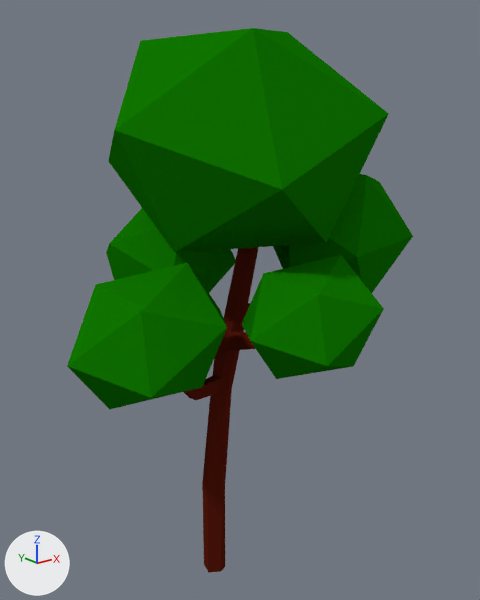
What one commit did to the Blender file bjm-game/Assets/Models/Tree/tree.blend.
Before and after are seen from a camera (50 mm lens) standing at (-1.43, -1.96, 1.97) and looking at (0.13, -0.02, 1.19). Lighting does not change. The marker at lower left points along +X, +Y and +Z.
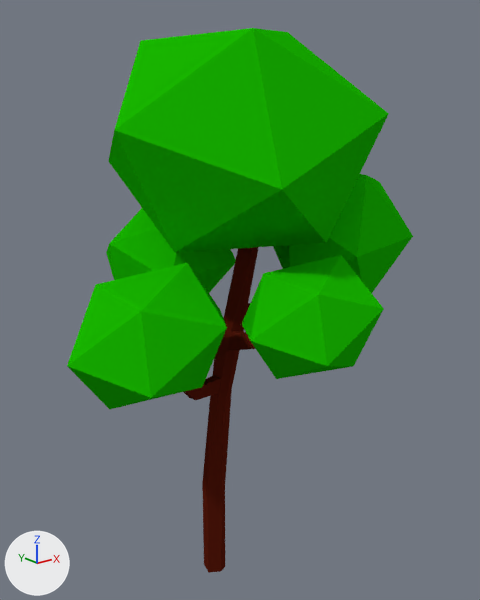
Boxes [x1, y1, x2, y2] around the edits, measured in the pictures (480 x 600 px):
'Cylinder', recoloured
    both: [67, 28, 413, 409]

Edits to the bpy script that builds the scene:
```text
Change mat_tree_leaves:
    mat_tree_leaves.base_color: (0.00517, 0.184, 0.0) -> (0.00964, 0.487, 0.0)  # dark green #107700 -> green #19b900
```
